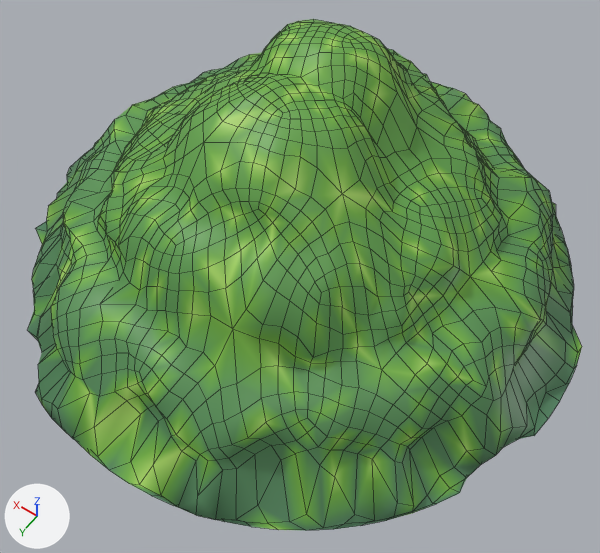
One commit to the FBX model Assets/Art/3D/props/yerba.fbx: the scene before it, then after it.
Both versions are drawn from a 50 mm lens placed at (-16.078, 9.021, 4.137), pointed at (-15.204, 7.797, 2.214). The lights are fixed; the arrows at lower left show +X, +Y and +Z. Mesh edges are drawn as thin lines.

Names of what the first picture shows: 'yerba'.
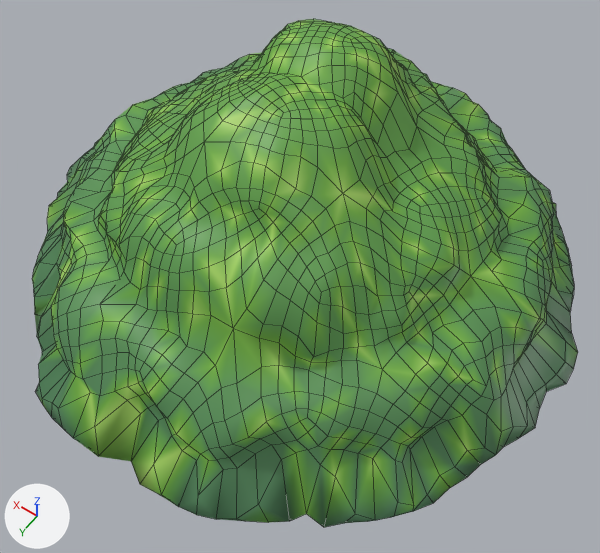
The newer file is also rescaled (x0.297), turned or shifted as a whole; pictures and numbers use the older file's frame.

Boxes [x1, y1, x2, y2] around the edits, measured in the pictures (600 x 553 px; the box of a moved part takes in the faces that stretch with it):
'yerba', reshaped
    before: [28, 19, 582, 531]
    after: [32, 19, 578, 527]
part 1 of me_icosphere, moved or reshaped
    before: [28, 221, 582, 531]
    after: [35, 314, 141, 461]

Patch to the scene script:
```diff
--- a/Assets/Art/3D/props/yerba.fbx.py
+++ b/Assets/Art/3D/props/yerba.fbx.py
@@ me_icosphere @@
 # used by ob_yerba; location = (-15.067, 7.594, 1.989)
-me_icosphere.from_pydata(...)  # 1961 vertices, 1920 faces; spans x -0.92..0.92, y -0.9..0.92, z 0.0..0.82
+me_icosphere.from_pydata(...)  # 1961 vertices, 1920 faces; spans x -0.91..0.92, y -0.9..0.92, z 0.0..0.82
+# me_icosphere part 1: 80 of the vertices in x -0.92..0.92, y -0.9..0.92, z 0.0 are scaled about their middle by (0.863, 0.863, 1)
 me_icosphere.materials.append(mat_base_color)
```
